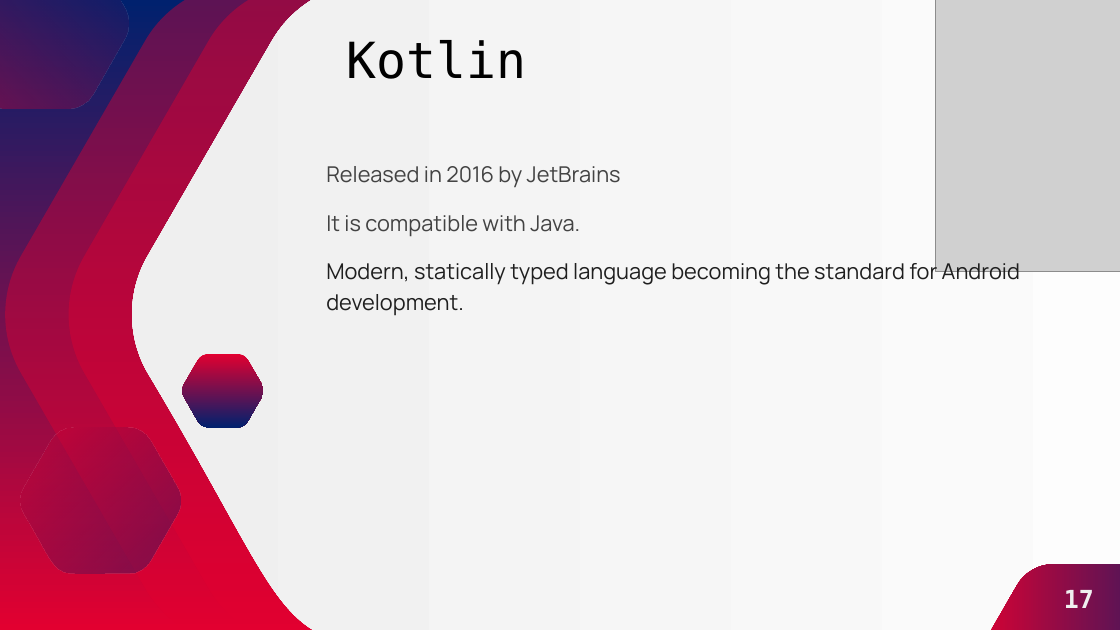
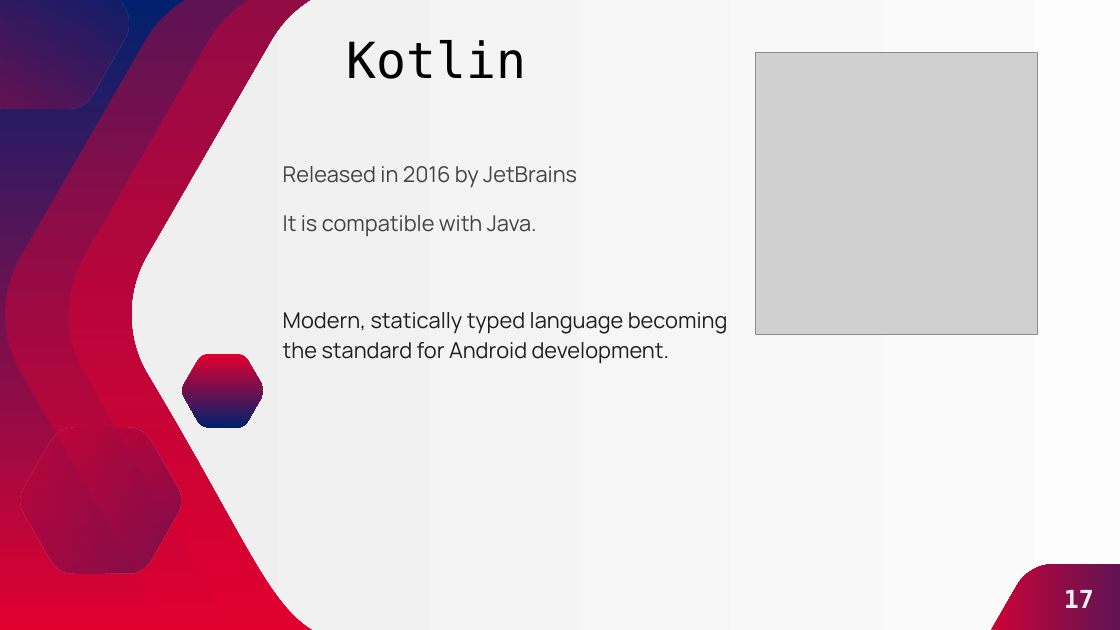
Before and after one commit to YannKamche/CEF-440-Internet-and-Mobile-Programming, a slide deck: slide 17 of Task 1/Mobile App Pitch Deck.pptx. Drawn at 1120x630 pixels with LibreOffice and Linux fonts; fonts in the diff are those of the drawing; grey boxes stand for pictures. Boxes give left, top, right and bottom in pixels: in the first picture for what was removed or moved away, otherwise in the second. Text is boxed around its words. In the diff, an @@ line names an element or a change of style, - is before the commit and + after.

```diff
--- a/Task 1/Mobile App Pitch Deck.pptx
+++ b/Task 1/Mobile App Pitch Deck.pptx
@@ picture resized from (x1=935, y1=0, x2=1120, y2=272) to (x1=756, y1=53, x2=1038, y2=335) @@
@@ subtitle "Released in 2016 by JetBrains" rewrapped from (x1=326, y1=166, x2=1020, y2=316) to (x1=283, y1=166, x2=728, y2=364) @@
```
Also in this commit, not shown: 15 other slides changed, 1 other file.
